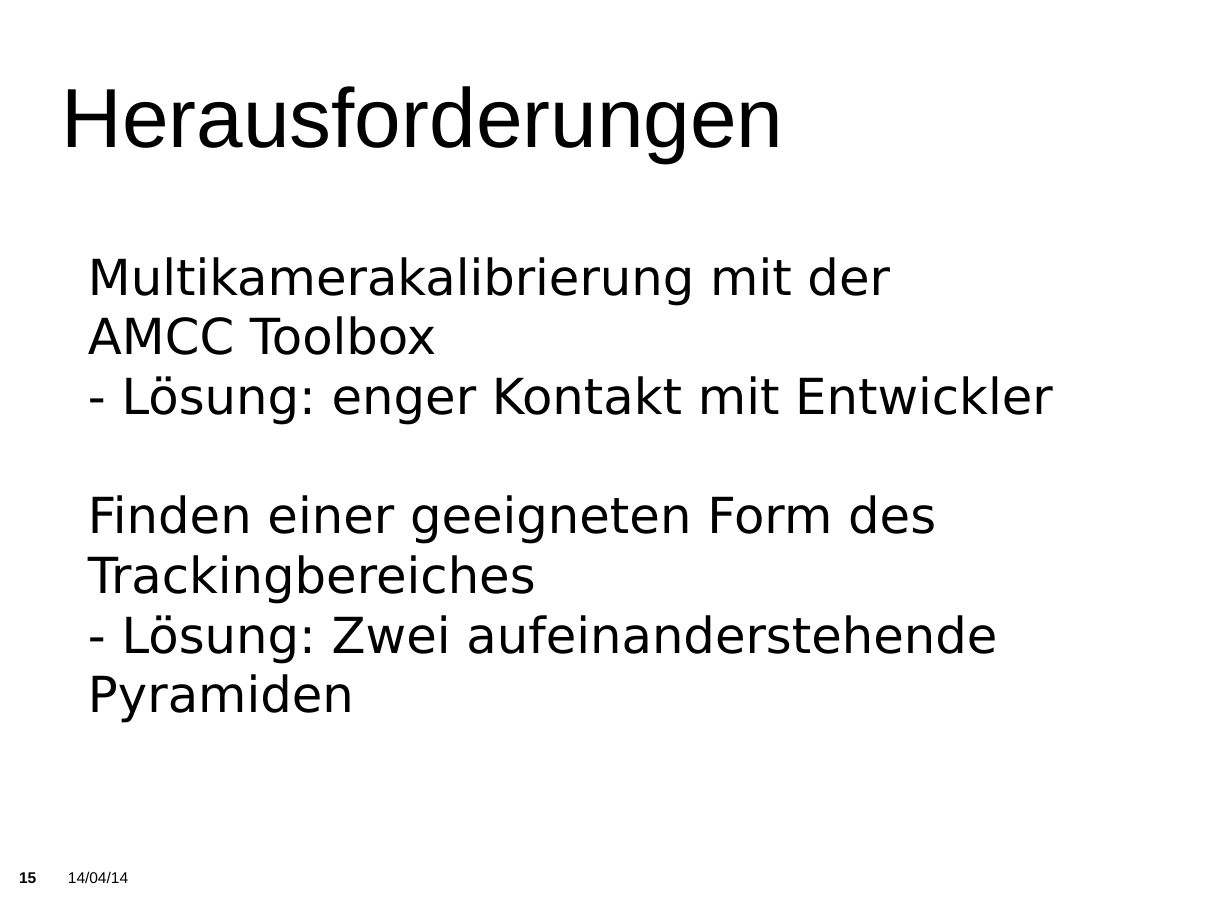
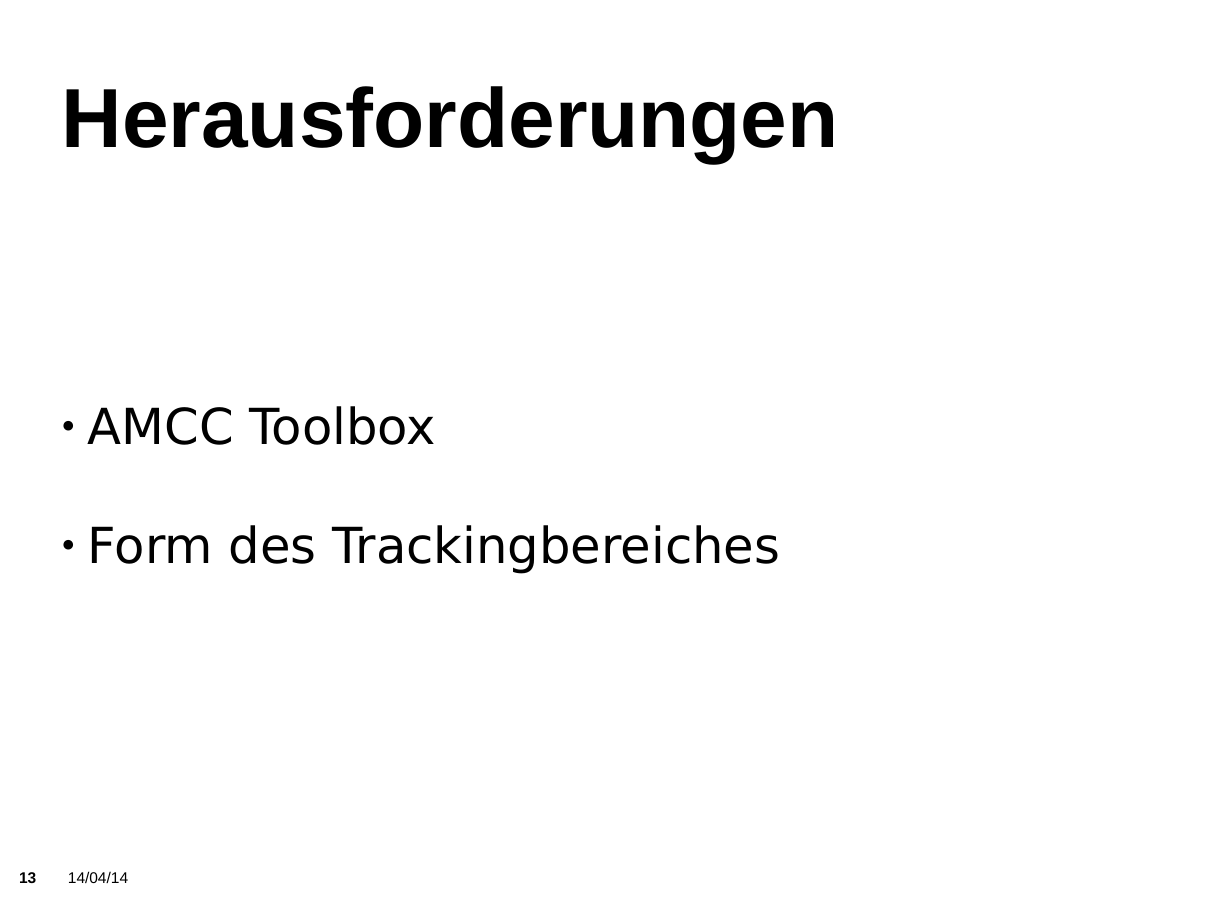
Before and after one commit to KITrokopter/Presentation, a slide deck: slide 13 of PresentationInTotal v0.1.odp (slide 15 before the commit). Drawn at 1232x924 pixels with LibreOffice and Linux fonts; fonts in the diff are those of the drawing; background and template pictures are left out. Boxes give left, top, right and bottom in pixels: in the first picture for what was removed or moved away, otherwise in the second. Text is boxed around its words. In the diff, an @@ line names an element or a change of style, - is before the commit and + after.

```diff
--- a/PresentationInTotal v0.1.odp
+++ b/PresentationInTotal v0.1.odp
@@ title "Herausforderungen" at (62, 86, 839, 163): bold on @@
@@ subtitle at (88, 257, 890, 306): paragraph removed @@
-Multikamerakalibrierung mit der
@@ subtitle at (88, 406, 436, 445): bullet none to ● @@
@@ subtitle at (88, 525, 781, 574): text changed @@
-- Lösung: enger Kontakt mit Entwickler
-Finden einer geeigneten Form des Trackingbereiches
-- Lösung: Zwei aufeinanderstehende Pyramiden
+● Form des Trackingbereiches
@@ page number at (19, 872, 36, 883): text changed @@
-15
+13
```
Also in this commit, not shown: 24 other slides changed, 5 slides added, 15 slides removed.
